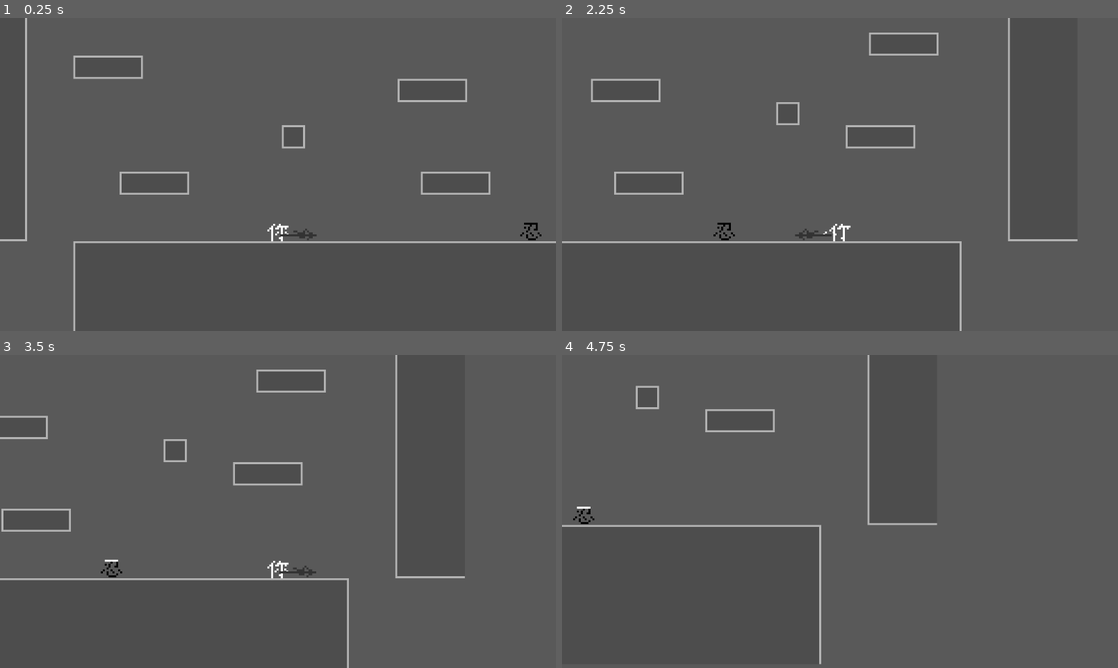
Above: before the commit, frames 1-4 (two rows, left to right).
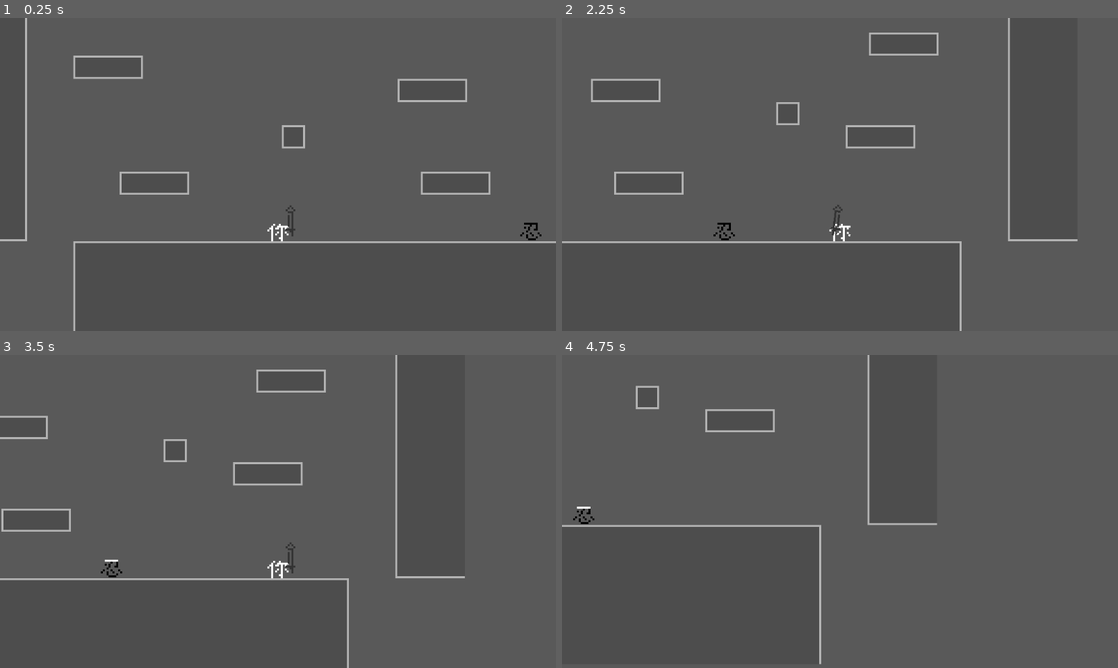
Above: after the commit, the same moments.

Repository: 123yangjiu/aminoacow
Game: Godot game, scene res://scene/map/battle_scene.tscn
Same seed, same stepped clock (60 frames per second), same inputs: the game is played once before the commit and once after it.
Inputs:
- Up to frame 1 (0.25 s): no input
- Up to frame 2 (2.25 s): tap Enter at 0.5 s; hold Right (ui_right) 0.53-2.03 s; tap Z (attack) at 0.6, 1.35, 2.1 s; tap X (jump) at 0.77, 1.52 s; hold Left (ui_left) from 2.03 s (still down)
- Up to frame 3 (3.5 s): release Left (ui_left) at 2.78 s; hold Right (ui_right) from 2.78 s (still down); tap Z (attack) at 2.85 s; tap X (jump) at 3.02 s
- Up to frame 4 (4.75 s): tap Z (attack) at 3.6, 4.35 s; tap X (jump) at 3.77, 4.52 s; release Right (ui_right) at 4.28 s; hold Left (ui_left) from 4.28 s (still down)

The runs differ from the first frame. In frame 1, 0.1% of the frame differs, in the area x 50-57%, y 60-71%; in frame 2, 0.2%, in the area x 42-52%, y 59-71%; in frame 3, 0.1%; in frame 4, nothing differs.

Commit message:
add sword action
加入剑的基本攻击

Diff:
--- a/project.godot
+++ b/project.godot
@@ -33,6 +33,19 @@
 jump={
 "deadzone": 0.2,
 "events": [Object(InputEventKey,"resource_local_to_scene":false,"resource_name":"","device":-1,"window_id":0,"alt_press …(192 unchanged characters)…
+, Object(InputEventKey,"resource_local_to_scene":false,"resource_name":"","device":-1,"window_id":0,"alt_pressed":false,"shift_pressed":false,"ctrl_pressed":false,"meta_pressed":false,"pressed":false,"keycode":0,"physical_keycode":32,"key_label":0,"unicode":32,"location":0,"echo":false,"script":null)
+]
+}
+move_left={
+"deadzone": 0.2,
+"events": [Object(InputEventKey,"resource_local_to_scene":false,"resource_name":"","device":-1,"window_id":0,"alt_pressed":false,"shift_pressed":false,"ctrl_pressed":false,"meta_pressed":false,"pressed":false,"keycode":0,"physical_keycode":65,"key_label":0,"unicode":97,"location":0,"echo":false,"script":null)
+, Object(InputEventKey,"resource_local_to_scene":false,"resource_name":"","device":-1,"window_id":0,"alt_pressed":false,"shift_pressed":false,"ctrl_pressed":false,"meta_pressed":false,"pressed":false,"keycode":0,"physical_keycode":4194319,"key_label":0,"unicode":0,"location":0,"echo":false,"script":null)
+]
+}
+move_right={
+"deadzone": 0.2,
+"events": [Object(InputEventKey,"resource_local_to_scene":false,"resource_name":"","device":-1,"window_id":0,"alt_pressed":false,"shift_pressed":false,"ctrl_pressed":false,"meta_pressed":false,"pressed":false,"keycode":0,"physical_keycode":68,"key_label":0,"unicode":100,"location":0,"echo":false,"script":null)
+, Object(InputEventKey,"resource_local_to_scene":false,"resource_name":"","device":-1,"window_id":0,"alt_pressed":false,"shift_pressed":false,"ctrl_pressed":false,"meta_pressed":false,"pressed":false,"keycode":0,"physical_keycode":4194321,"key_label":0,"unicode":0,"location":0,"echo":false,"script":null)
 ]
 }
 
--- a/scene/map/battle_scene.tscn
+++ b/scene/map/battle_scene.tscn
@@ -1,7 +1,7 @@
 [gd_scene load_steps=5 format=4 uid="uid://dpfye6pgjp1ow"]
 
 [ext_resource type="PackedScene" uid="uid://cbdhuaxe66pds" path="res://scene/character/player.tscn" id="2_1ulb3"]
-[ext_resource type="Resource" uid="uid://bx070af8rsp8s" path="res://stats/weapon/qiang/qiang.tres" id="3_5df6j"]
+[ext_resource type="Resource" uid="uid://qlvyhrebtkbx" path="res://stats/weapon/jian/jian.tres" id="3_5df6j"]
 [ext_resource type="TileSet" uid="uid://7pkhrqjr24r7" path="res://fold_resource/main_tile_set.tres" id="3_ide23"]
 [ext_resource type="PackedScene" uid="uid://01q2kdrfohs1" path="res://scene/character/ninja.tscn" id="4_5df6j"]
 
--- /dev/null
+++ b/scene/weapon/sword.tscn
@@ -0,0 +1,17 @@
+[gd_scene load_steps=5 format=3 uid="uid://cocl4mo7spde7"]
+
+[ext_resource type="Script" uid="uid://cfir032p0wohc" path="res://script/Weapon/weapon.gd" id="1_lggo0"]
+[ext_resource type="Resource" uid="uid://qlvyhrebtkbx" path="res://stats/weapon/jian/jian.tres" id="2_xpi22"]
+[ext_resource type="Texture2D" uid="uid://7al5tfpaq352" path="res://stats/weapon/jian/sword.png" id="3_pn2xd"]
+[ext_resource type="Shape2D" uid="uid://dydi8k4qubbbh" path="res://stats/weapon/jian/jian_shape.tres" id="4_3sl0g"]
+
+[node name="Sword" type="Area2D"]
+script = ExtResource("1_lggo0")
+stats = ExtResource("2_xpi22")
+metadata/_custom_type_script = "uid://cfir032p0wohc"
+
+[node name="Sprite2D" type="Sprite2D" parent="."]
+texture = ExtResource("3_pn2xd")
+
+[node name="CollisionShape2D" type="CollisionShape2D" parent="."]
+shape = ExtResource("4_3sl0g")
--- a/scene/weapon/weapon_templates.tscn
+++ b/scene/weapon/weapon_templates.tscn
@@ -2,7 +2,7 @@
 
 [ext_resource type="Texture2D" uid="uid://cybcg5jbb6u47" path="res://stats/weapon/qiang/qiang.png" id="1_ujmgh"]
 [ext_resource type="Script" uid="uid://cfir032p0wohc" path="res://script/Weapon/weapon.gd" id="1_xcsre"]
-[ext_resource type="Resource" uid="uid://bx070af8rsp8s" path="res://stats/weapon/qiang/qiang.tres" id="2_ca758"]
+[ext_resource type="Resource" uid="uid://qlvyhrebtkbx" path="res://stats/weapon/jian/jian.tres" id="2_ca758"]
 [ext_resource type="Shape2D" uid="uid://cmkaoj4ii3vbw" path="res://stats/weapon/qiang/qiang_shape.tres" id="4_igf1b"]
 
 [node name="Name" type="Area2D"]
--- a/script/character/you.gd
+++ b/script/character/you.gd
@@ -41,7 +41,7 @@
 	add_gravity(delta)
 
 	jump()
-	var direction := Input.get_axis("ui_left", "ui_right")
+	var direction := Input.get_axis("move_left", "move_right")
 
 	smooth_move(direction)
 
--- a/stats/weapon/jian/jian.tres
+++ b/stats/weapon/jian/jian.tres
@@ -1,6 +1,7 @@
-[gd_resource type="Resource" script_class="WeaponStats" load_steps=4 format=3 uid="uid://qlvyhrebtkbx"]
+[gd_resource type="Resource" script_class="WeaponStats" load_steps=5 format=3 uid="uid://qlvyhrebtkbx"]
 
 [ext_resource type="Texture2D" uid="uid://7al5tfpaq352" path="res://stats/weapon/jian/sword.png" id="1_3c472"]
+[ext_resource type="PackedScene" uid="uid://d2sotolildr0x" path="res://stats/weapon/jian/jian_action_picker.tscn" id="1_f366u"]
 [ext_resource type="Shape2D" uid="uid://dydi8k4qubbbh" path="res://stats/weapon/jian/jian_shape.tres" id="2_f366u"]
 [ext_resource type="Script" uid="uid://j535ep7c8mk7" path="res://resource/weapon/weapon_stats.gd" id="3_1ob4r"]
 
@@ -12,4 +13,5 @@
 attackshape = ExtResource("2_f366u")
 attackshape_offset = Vector2(0, -2)
 id = "jian"
+action = ExtResource("1_f366u")
 metadata/_custom_type_script = "uid://j535ep7c8mk7"
--- a/stats/weapon/jian/jian_action_picker.tscn
+++ b/stats/weapon/jian/jian_action_picker.tscn
@@ -1,10 +1,10 @@
-[gd_scene load_steps=2 format=3 uid="uid://d2sotolildr0x"]
+[gd_scene load_steps=3 format=3 uid="uid://d2sotolildr0x"]
 
 [ext_resource type="Script" uid="uid://dhujs6oxeio5j" path="res://scene/action/action_picker.gd" id="1_q0okk"]
+[ext_resource type="Script" uid="uid://cpuvrifanbu1g" path="res://stats/weapon/jian/sword_action_1.gd" id="2_faxfj"]
 
 [node name="JianActionPicker" type="Node"]
 script = ExtResource("1_q0okk")
 
 [node name="NormalAttack" type="Node" parent="."]
-
-[node name="Action2" type="Node" parent="."]
+script = ExtResource("2_faxfj")
--- /dev/null
+++ b/stats/weapon/jian/sword_action_1.gd
@@ -0,0 +1,19 @@
+extends WeaponAction
+
+func perform(direction : bool) -> void:
+	if !weapon:
+		return
+	var dir = 1 if direction else -1
+	weapon.attack_shape.disabled = false
+	player.is_action = true
+
+	var tween = create_tween()
+	tween.tween_property(player_hand, "rotation_degrees", 90 * dir, 0.25).set_ease(Tween.EASE_IN).set_trans(Tween.TRANS_BACK)
+	tween.tween_property(player_hand, "rotation_degrees", 0, 0.15).set_ease(Tween.EASE_OUT).set_trans(Tween.TRANS_BOUNCE)
+	await tween.finished
+
+	player.is_action = false
+	weapon.attack_shape.disabled = true
+
+
+	pass
Not shown, added: stats/weapon/jian/sword_action_1.gd.uid
